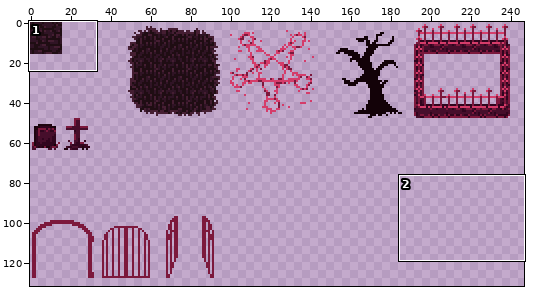
Two versions of one sprite sheet, ZarguufsGraveyardAdventure/Assets/Images/tilesheet1.png. The first picture is a wide view before the edit; the outline marks the close-up.
Close-up. Old version:
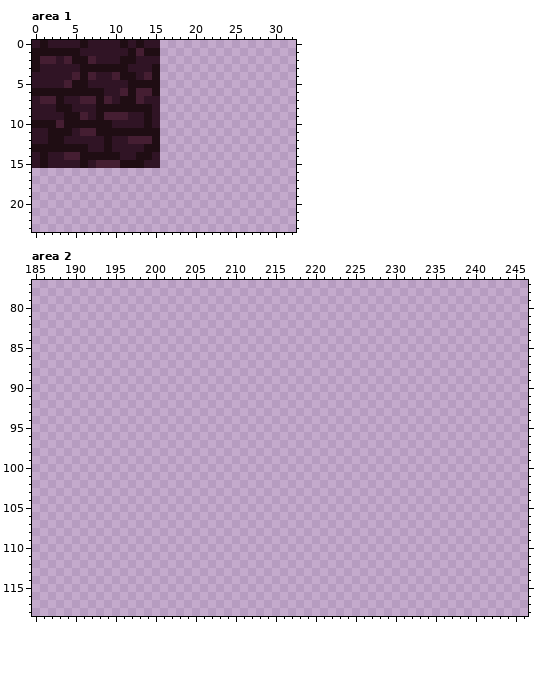
The file is 256x256 pixels. Shown: area 1: x 0..32, y 0..23; area 2: x 185..246, y 77..118. The wide view leaves out empty margins.
The same view after the edit:
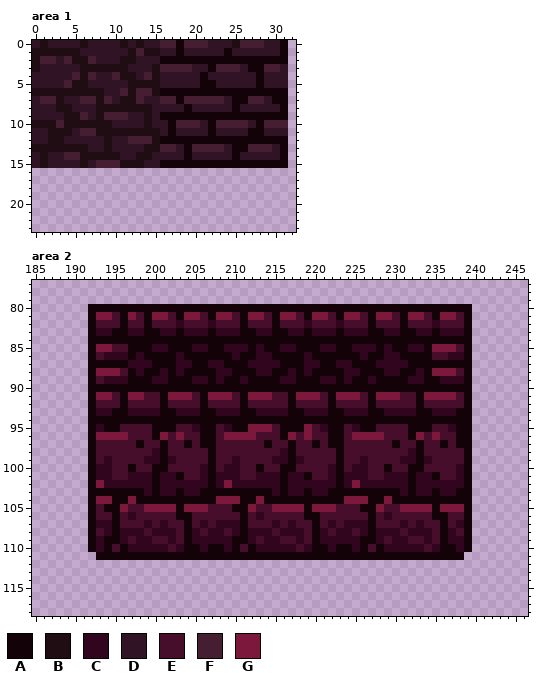
Palette (. is transparent): A #130208  B #1f0d13  C #31051e  D #301425  E #460e2b  F #451e32  G #7c183c
Change:
Changed rows in their new state; - is an unchanged pixel.
Area 1:
first column x 16:
 0 FFAFFFDDDBFFFDDA
 1 DDADDDDDADDDDDDA
 2 AAAAAAAAAAAAAAAA
 3 FFFFDDAFFFDAAFFD
 4 DDDDDADDDDDDADDD
 5 DDDDDAADDDDDADDD
 6 AAAAAAAAAAAAAAAA
 7 FFAFFFFFDAAFFDAA
 8 DDDADDDDDADDDDDA
 9 AAAAAAAAAAAAAAAA
10 DAFFFDAFFFFDAFFF
11 DADDDDADDDDAADDD
12 AAAAAAAAAAAAAAAA
13 FFDAFFFFDAAFFFDA
14 DDDADDDDDADDDDDA
15 AAAAAAAAAAAAAAAA
Area 2:
first column x 192:
 80 AAAAAAAAAAAAAAAAAAAAAAAAAAAAAAAAAAAAAAAAAAAAAAAA
 81 AGGEAGEAGGEAGGEAGGEAGGEAGGEAGGEAGGEAGGEAGGEAGGEA
 82 AEEEAEEAEEECEEECEEEAEEEAEEECEEECEEEAEEEAEEECEEEA
 83 ACCAACCAACCACCCACCCAACCAACCACCCACCCAACCAACCACCCA
 84 AAAAAAAAAAAAAAAAAAAAAAAAAAAAAAAAAAAAAAAAAAAAAAAA
 85 AGGEEAAACCAAACCAACCCACAACCAAACCAACCCACAACCAGGGEA
 86 AECCCACAAAACAAAAAACAACCAAAACAAAAAACAACCAAAAEECCA
 87 AAAAACCCAAACCAACCAAACCCCAAACCAACCAAACCCCAAAAAAAA
 88 AGGGEACAACACAAAACCAAACCAACACAAAACCAAACCAACAGGGEA
 89 AECCCAAACCAAACCACAACAAAACCAAACCACAACAAAACCAACCCA
 90 AAAAAAAAAAAAAAAAAAAAAAAAAAAAAAAAAAAAAAAAAAAAAAAA
 91 AGGEAGGEEAGGGEAGGGEAGGGEEAGGGEAGGGEAGGGEEAGGGGEA
 92 AEEEAEEEEAEEEEAEEEEAEEEEEAEEEEAEEEEAEEEEEAEEEEEA
 93 ACCAACCCCAACCCAACCCAACCCCAACCCAACCCAACCCCAACCCAA
 94 AAAAAAAAAAAAAAAAAAAAAAAAAAAAAAAAAAAAAAAAAAAAAAAA
 95 ACAAEEEEAAAEECAAECAAGGGEAAAGECAAECAAEEEEAAAEECAA
 96 AGGGGEEEAGEGEEAAEGGGGEEEAGEGEEAAEGGGGEEEAGEGEEAA
 97 AEEEEEAEEAEEAEAAEEEEEEAEEAEEAEAAEEEEEEAEEAEEAEAA
 98 AEEEEEEECAEEEEEAEEEEEEEECAEEEEEAEEEEEEEECAEEEEEA
 99 AECEEEECCACEEEEAEECEEEECCACEEEEAEECEEEECCACEEEEA
100 ACCEEAEEAAEEEECAECCEEAEEAAEEEECAECCEEAEEAAEEEECA
101 ACCEECCCACCAEECACCCEECCCACCAEECACCCEECCCACCAEECA
102 AGCCCCCCACCCCCCACGCCCCCCACCCCCCACGCCCCCCACCCCCCA
103 AAAAAAACACCACCAAAAAAAAACACCACCAAAAAAAAACACCACCAA
104 AGGAAGAAAAAAAAAAGGGAAGAAAAAAAAAAGGGAAGAAAAAAAAAA
105 AEAAGEEGGGGAGGGEEEAAGEEGGGGAGGGEEEAAGEEGGGGAGGGA
106 AEEAECEEEEEAAEEEEEEAECEEEEEAAEEEEEEAECEEEEEAAEEA
107 ACCAEEECECEEAECECCCAEEECECEEAECECCCAEEECECEEAECA
108 AECACCCECCCEACECCECACCCECCCEACECCECACCCECCCEACEA
109 ACAACECCEECEACCCCCAACECCEECEACCCCCAACECCEECEACCA
110 ACAEACCCCCECAACAACAEACCCCCECAACAACAEACCCCCECAACA
111 -AAAAAAAAAAAAAAAAAAAAAAAAAAAAAAAAAAAAAAAAAAAAAA-
